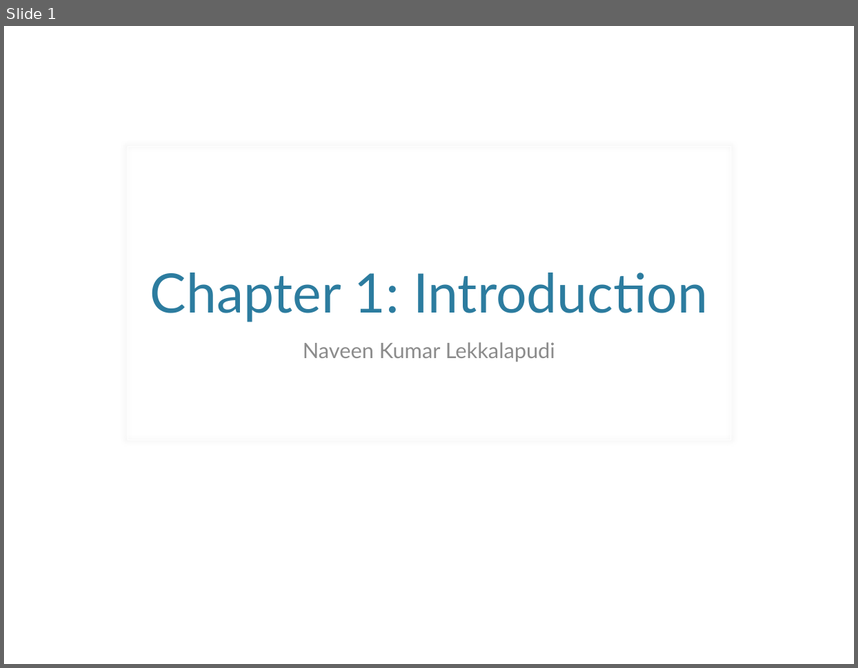
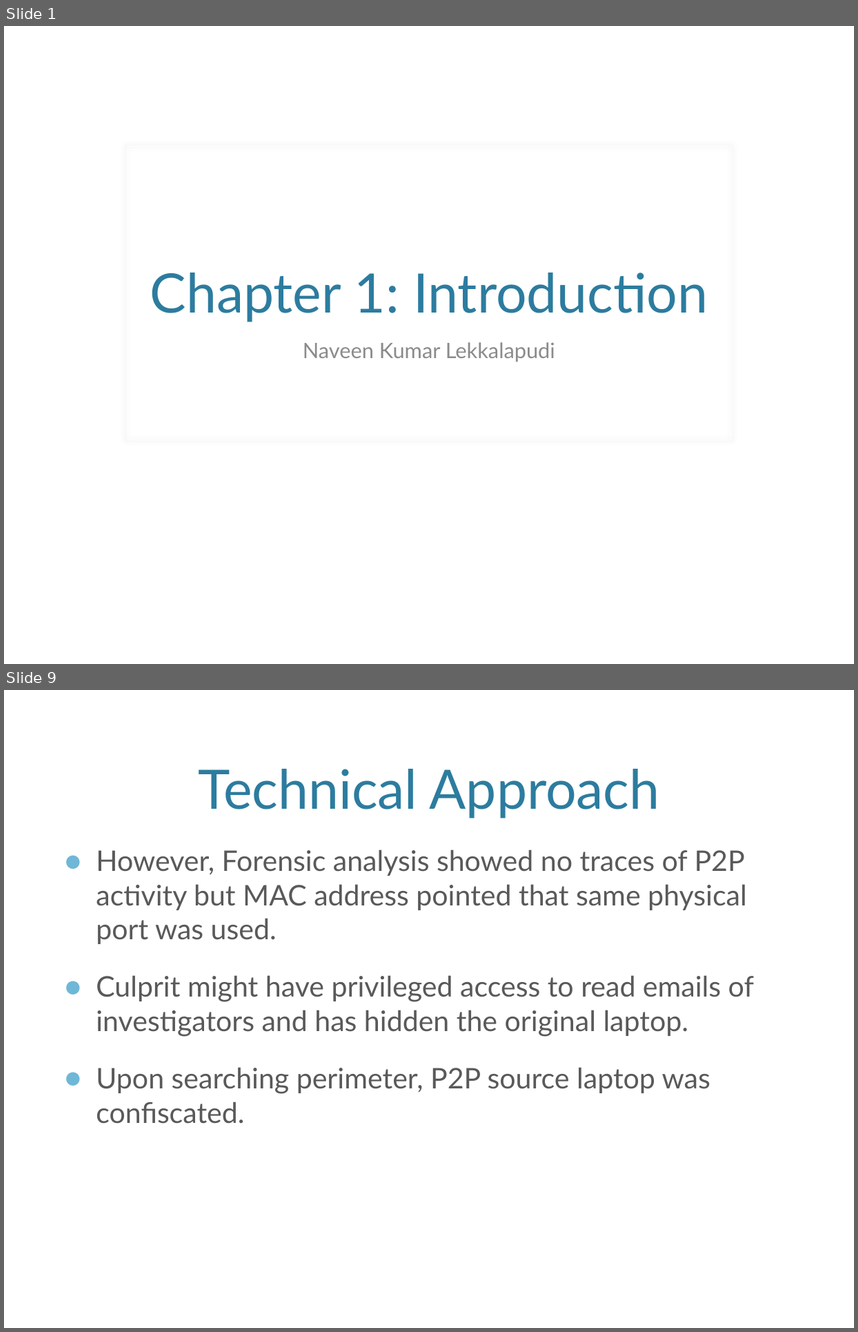
Before and after one commit to nave91/CS695NetForensics, a slide deck: Ch1.Introduction.pptx. Shown one above the other, each under a label of ours: slide 1 before the commit, slides 1 and 9 after it; the slides between them are not shown. The pictures are 858x668 and 858x1332 pixels, drawn with LibreOffice and Linux fonts; fonts in the diff are those of the drawing; background and template pictures are left out. Boxes give left, top, right and bottom in pixels: in the first picture for what was removed or moved away, otherwise in the second. Text is boxed around its words. In the diff, an @@ line names an element or a change of style, - is before the commit and + after.

```diff
--- a/Ch1.Introduction.pptx
+++ b/Ch1.Introduction.pptx
@@ slide 9 added at box(4, 690, 854, 1328), background picture (left out) @@
@@ title added at box(198, 769, 660, 818), 46 pt, text #2C7C9F @@
+Technical Approach
@@ text added at box(96, 849, 754, 1123), 24 pt, text #595959 @@
+● However, Forensic analysis showed no traces of P2P activity but MAC address pointed that same physical port was used.
+● Culprit might have privileged access to read emails of investigators and has hidden the original laptop.
+● Upon searching perimeter, P2P source laptop was confiscated.
```
Also in this commit, not shown: 21 other slides added.
